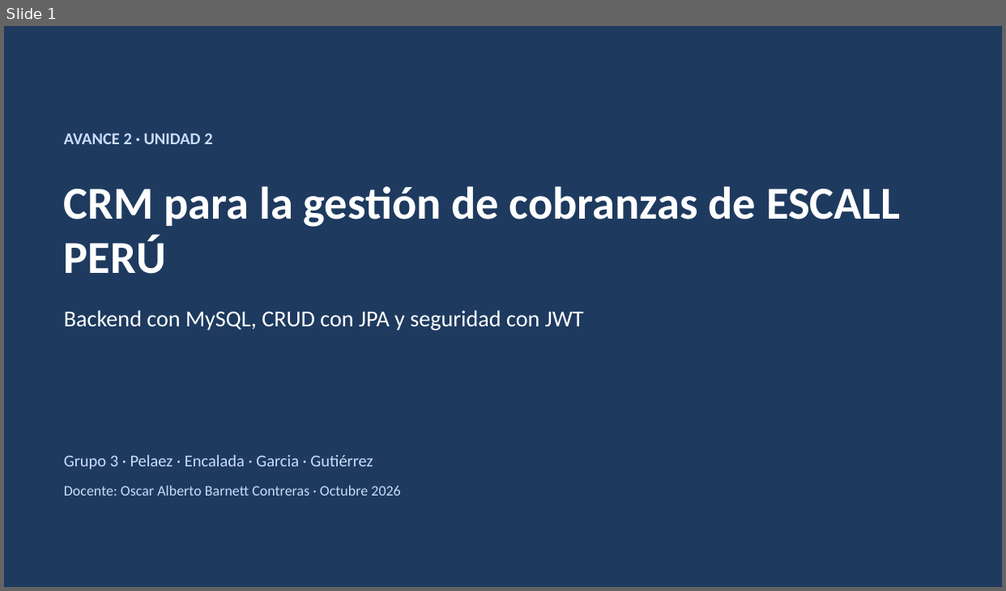
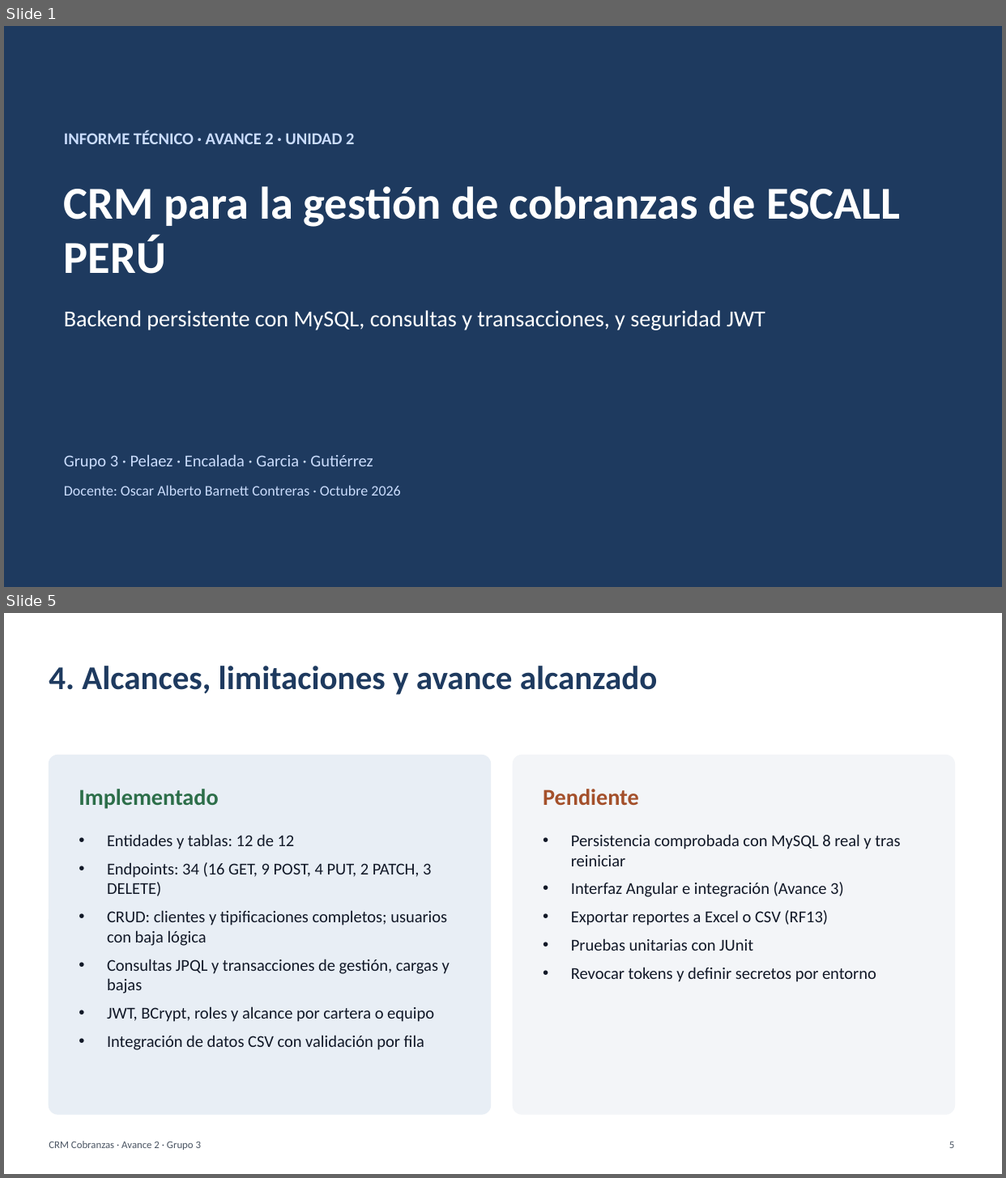
Before and after one commit to PaoloPelaezVillanueva/web, a slide deck: docs/avance-2/Presentacion_Avance_2_CRM_Cobranzas.pptx. Shown one above the other, each under a label of ours: slide 1 before the commit, slides 1 and 5 after it; the slides between them are not shown. The pictures are 1006x591 and 1006x1178 pixels, drawn with LibreOffice and Linux fonts; fonts in the diff are those of the drawing. Boxes give left, top, right and bottom in pixels: in the first picture for what was removed or moved away, otherwise in the second. Text is boxed around its words. In the diff, an @@ line names an element or a change of style, - is before the commit and + after.

Commit message:
Reestructura informe y presentacion segun la rubrica de 12 criterios
- Informe: 12 rubros en el orden de la estructura institucional.
- Consultas JPQL y transacciones documentadas con evidencia.
- Seguridad con usuarios de prueba, reglas por recurso y ejemplos 401/403/404/200.
- Tecnologias con versiones; persistencia tras reinicio marcada como pendiente (MySQL).
- Presentacion con el mismo orden que el informe.

```diff
--- a/docs/avance-2/Presentacion_Avance_2_CRM_Cobranzas.pptx
+++ b/docs/avance-2/Presentacion_Avance_2_CRM_Cobranzas.pptx
@@ slide 5 added at (4, 613, 1002, 1174), background #FFFFFF @@
@@ text added at (49, 666, 658, 695), 32 pt, text #1E3A5F, bold @@
+4. Alcances, limitaciones y avance alcanzado
@@ rounded rectangle added at (49, 756, 491, 1114), fill #E8EEF5, outline #E8EEF5 1 pt @@
@@ rounded rectangle added at (513, 756, 955, 1114), fill #F3F5F8, outline #F3F5F8 1 pt @@
@@ text added at (79, 789, 218, 809), 22 pt, text #2C6E49, bold @@
+Implementado
@@ text added at (543, 789, 639, 805), 22 pt, text #A4502B, bold @@
+Pendiente
@@ text added at (107, 834, 450, 1050), 16 pt, text #111827 @@
+• Entidades y tablas: 12 de 12
+• Endpoints: 34 (16 GET, 9 POST, 4 PUT, 2 PATCH, 3 DELETE)
+• CRUD: clientes y tipificaciones completos; usuarios con baja lógica
+• Consultas JPQL y transacciones de gestión, cargas y bajas
+• JWT, BCrypt, roles y alcance por cartera o equipo
+• Integración de datos CSV con validación por fila
@@ text added at (571, 834, 900, 982), 16 pt, text #111827 @@
+• Persistencia comprobada con MySQL 8 real y tras reiniciar
+• Interfaz Angular e integración (Avance 3)
+• Exportar reportes a Excel o CSV (RF13)
+• Pruebas unitarias con JUnit
+• Revocar tokens y definir secretos por entorno
@@ text added at (49, 1141, 201, 1150), 10 pt, text #4B5563 @@
+CRM Cobranzas · Avance 2 · Grupo 3
@@ text added at (949, 1141, 954, 1148), 10 pt, text #4B5563 @@
+5
@@ slide 1 changed as well @@
@@ text at (64, 130, 354, 144): text changed @@
-AVANCE 2 · UNIDAD 2
+INFORME TÉCNICO · AVANCE 2 · UNIDAD 2
@@ text at (64, 310, 765, 331): text changed @@
-Backend con MySQL, CRUD con JPA y seguridad con JWT
+Backend persistente con MySQL, consultas y transacciones, y seguridad JWT
```
Also in this commit, not shown: 1 other slide changed, 10 other slides added, 9 slides removed, 1 other file.
